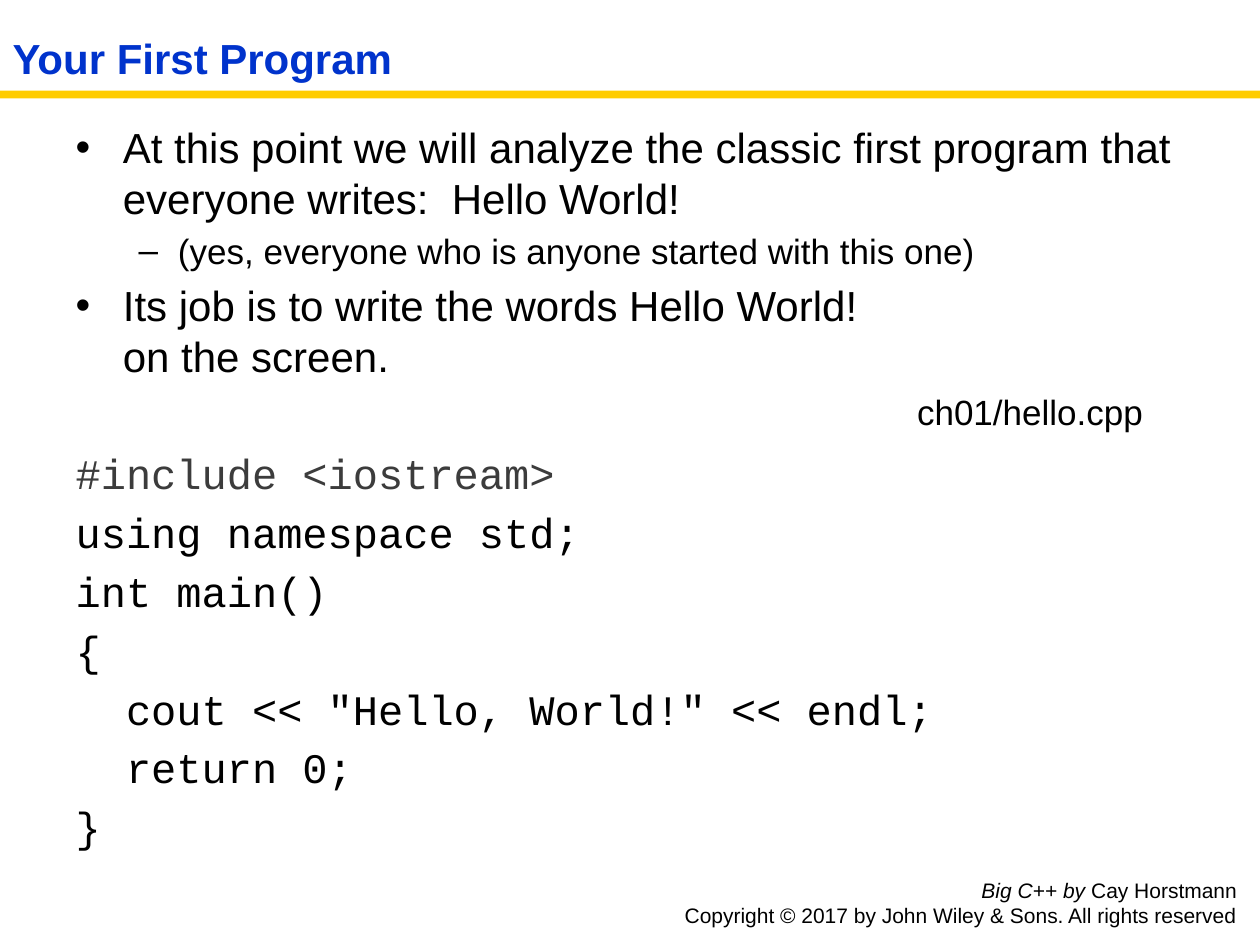
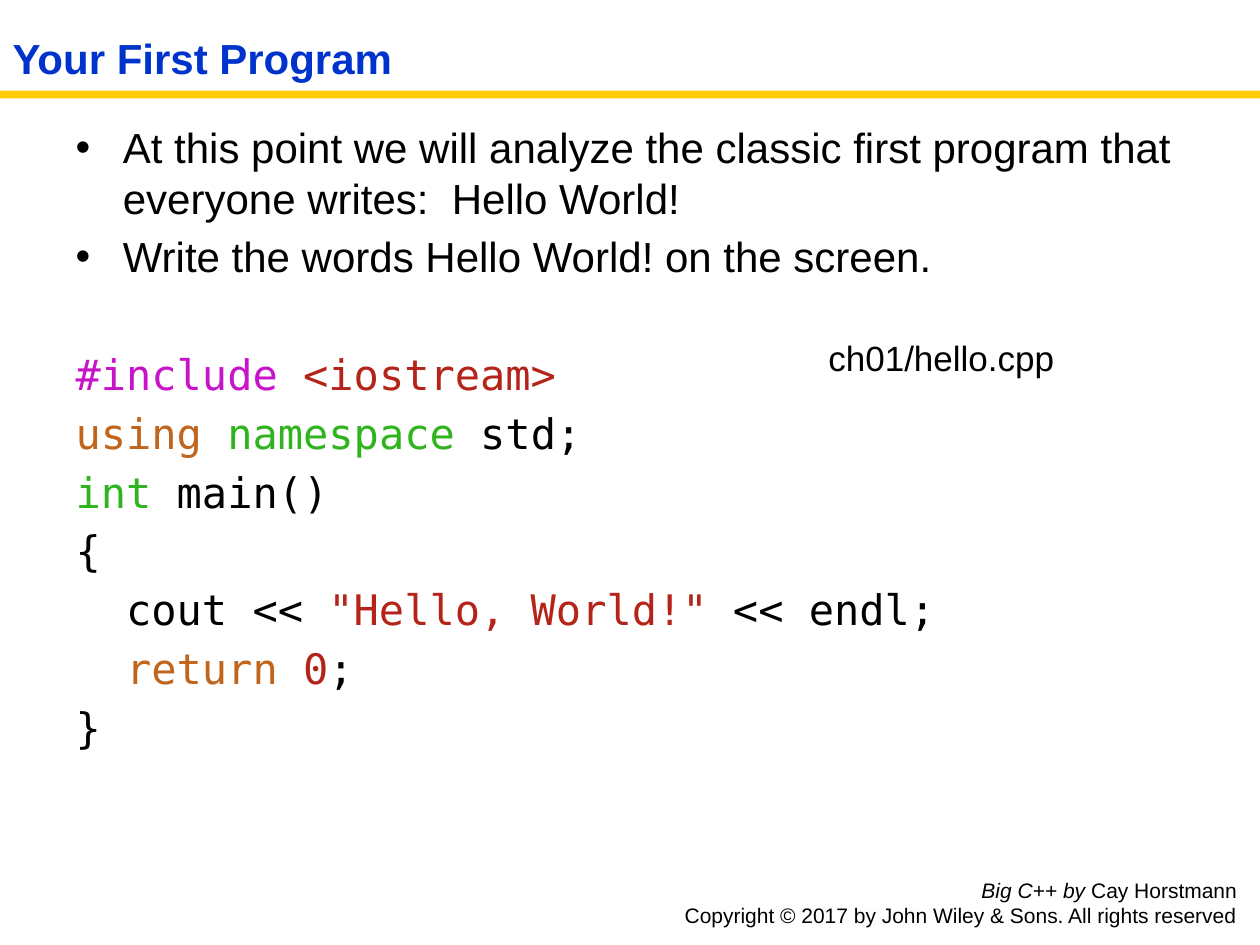
Before and after one commit to tong-yee/tong-yee.github.io, a slide deck: slide 3 of 135/slides/ch01/ch01_sec_1_5.pptx. Drawn at 1260x945 pixels with LibreOffice and Linux fonts; fonts in the diff are those of the drawing. Boxes give left, top, right and bottom in pixels: in the first picture for what was removed or moved away, otherwise in the second. Text is boxed around its words. In the diff, an @@ line names an element or a change of style, - is before the commit and + after.

```diff
--- a/135/slides/ch01/ch01_sec_1_5.pptx
+++ b/135/slides/ch01/ch01_sec_1_5.pptx
@@ text at box(123, 241, 931, 273): text changed @@
-  – (yes, everyone who is anyone started with this one)
-• Its job is to write the words Hello World!
-  on the screen.
+• Write the words Hello World! on the screen.
@@ text at box(76, 358, 935, 690): font Courier New to DejaVu Sans Mono in "#include <iostream>", "using namespace std;", "int main()", "{" and 3 more places; text colour #3C3C3C to #C814C9 in "#include"; text colour #3C3C3C to #B42419 in "<iostream>"; text colour #000000 to #C1651C in "using", "return"; text colour #000000 to #2FB41D in "namespace", "int"; text colour #000000 to #B42419 in ""Hello, World!"", "0;" @@
@@ text "ch01/hello.cpp": place and size @@
-text "ch01/hello.cpp" at box(917, 399, 1143, 432)
+text "ch01/hello.cpp" at box(828, 345, 1054, 378)
```
Also in this commit, not shown: 8 other slides changed, 8 other files.
